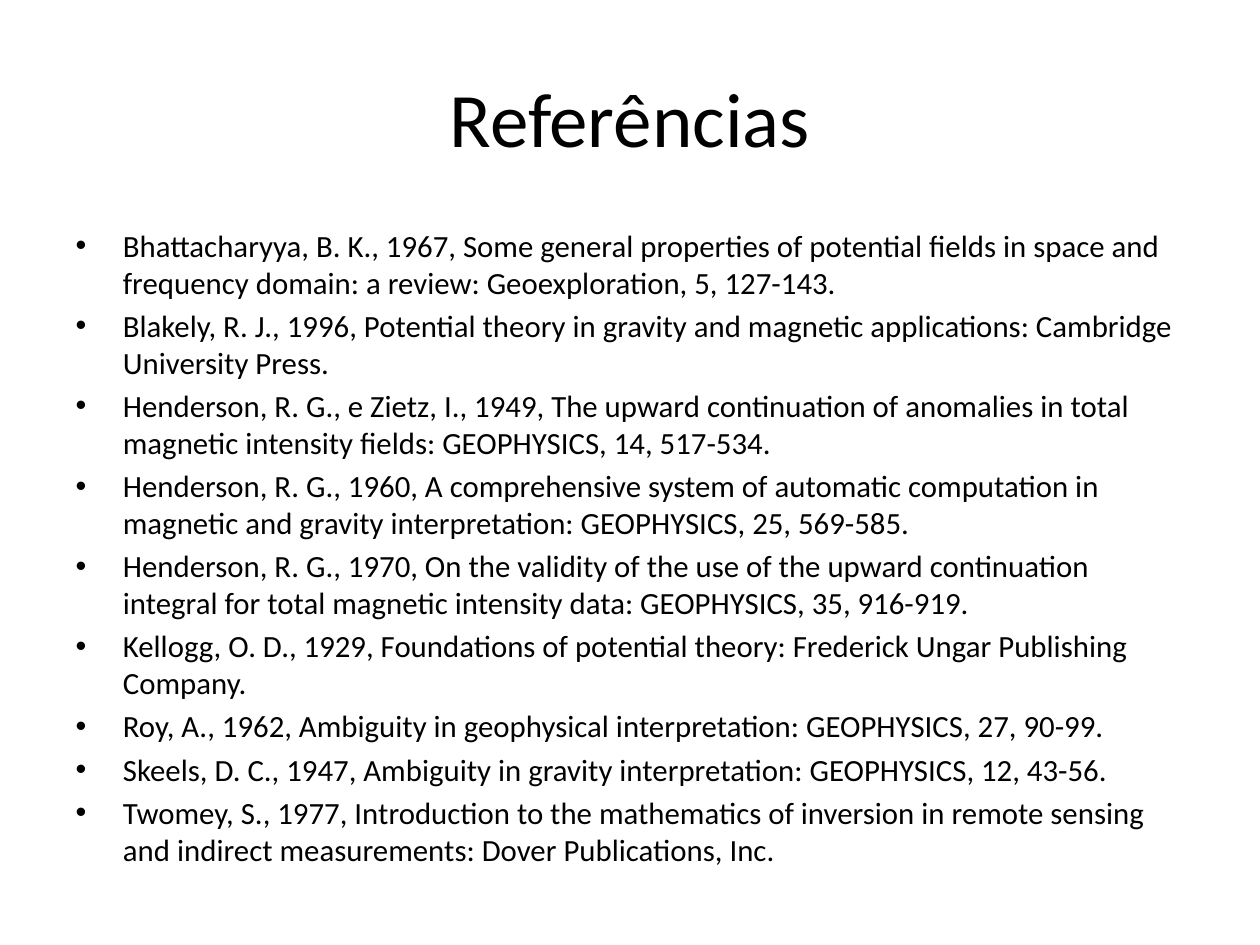
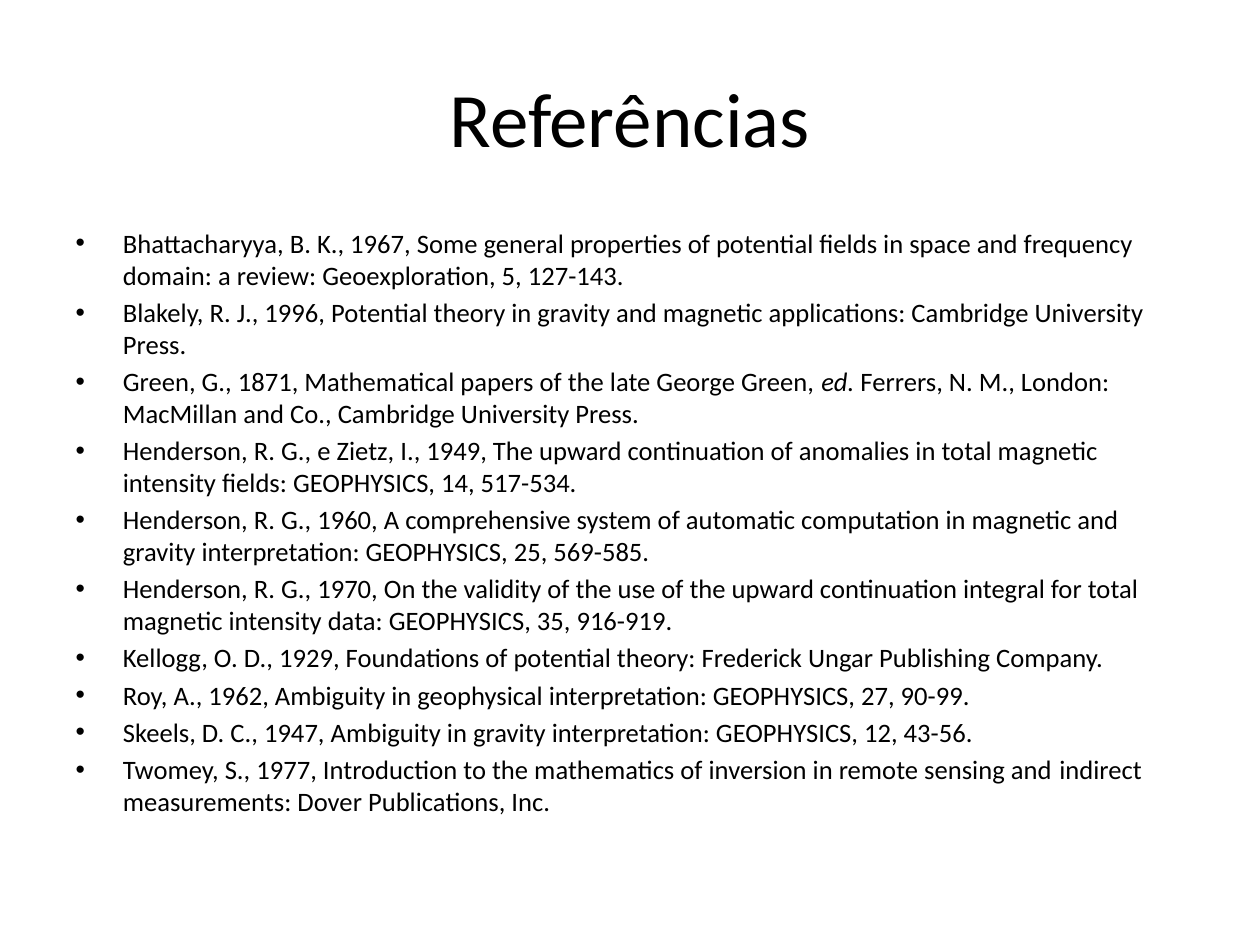
Before and after one commit to pinga-lab/CE-VII-SimBGf-2016, a slide deck: slide 45 of slides/7_integral_continuacao.pptx (slide 32 before the commit). Drawn at 1260x945 pixels with LibreOffice and Linux fonts; fonts in the diff are those of the drawing. Boxes give left, top, right and bottom in pixels: in the first picture for what was removed or moved away, otherwise in the second. Text is boxed around its words. In the diff, an @@ line names an element or a change of style, - is before the commit and + after.

Commit message:
comeco da definicao da terceira identidade de Green

```diff
--- a/slides/7_integral_continuacao.pptx
+++ b/slides/7_integral_continuacao.pptx
@@ text at (123, 234, 1143, 814): size 17.6 to 15.2 pt in "Bhattacharyya, B. K., 1967, Some general properties ...", "Blakely, R. J., 1996, Potential theory in ...", "Henderson, R. G., e Zietz, I., 1949, ...", "Henderson, R. G., 1960, A comprehensive system ..." and 5 more places @@
@@ text at (123, 372, 1109, 428): paragraph added @@
+• Green, G., 1871, Mathematical papers of the late George Green, ed. Ferrers, N. M., London: MacMillan and Co., Cambridge University Press.
```
Also in this commit, not shown: 7 other slides changed, 13 slides added.
